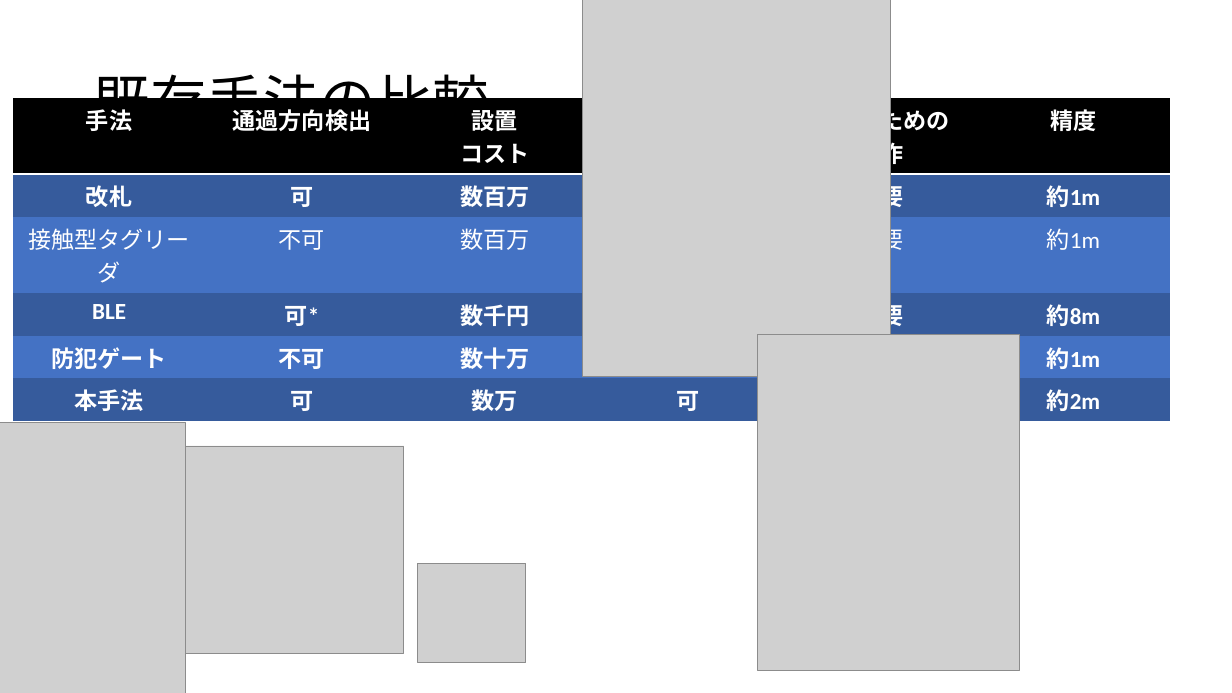
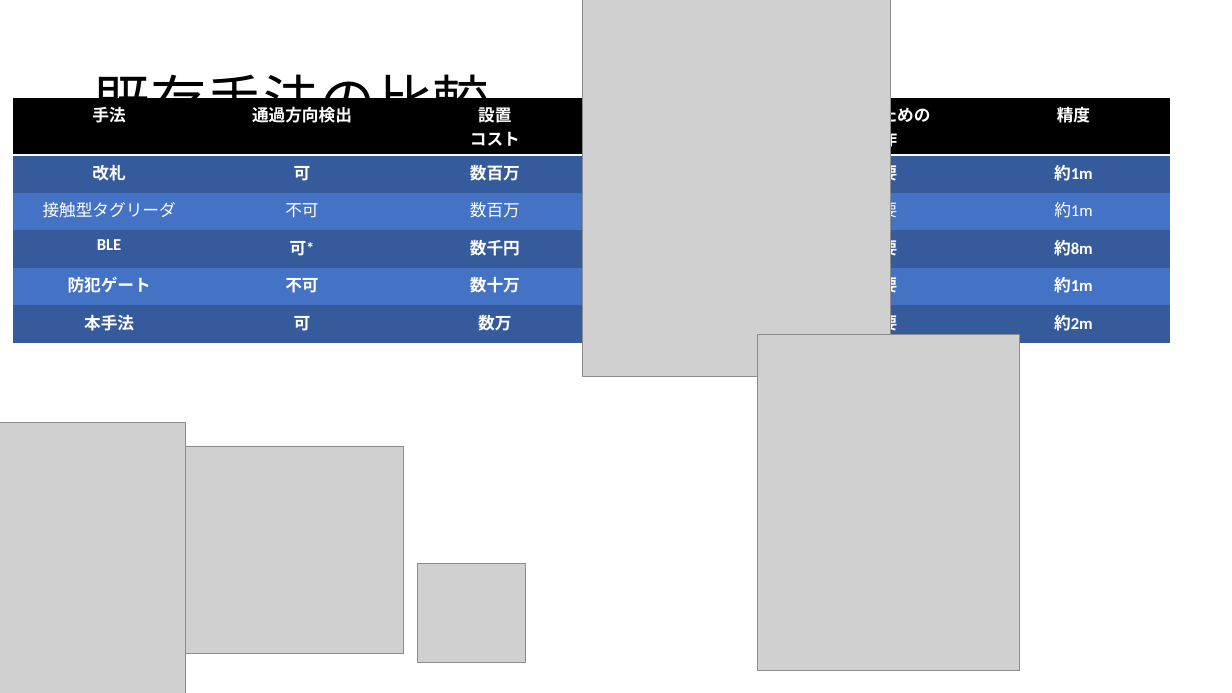
Before and after one commit to sen0810/src, a slide deck: slide 2 of ppt/中間発表用資料.pptx. Drawn at 1232x693 pixels with LibreOffice and Linux fonts; fonts in the diff are those of the drawing; grey boxes stand for pictures. Boxes give left, top, right and bottom in pixels: in the first picture for what was removed or moved away, otherwise in the second. Text is boxed around its words. In the diff, an @@ line names an element or a change of style, - is before the commit and + after.

```diff
--- a/ppt/中間発表用資料.pptx
+++ b/ppt/中間発表用資料.pptx
@@ table at [13, 98, 1172, 350] @@
@@ size 18 to 13 pt @@
```
Also in this commit, not shown: 10 other slides changed, 9 slides added.
